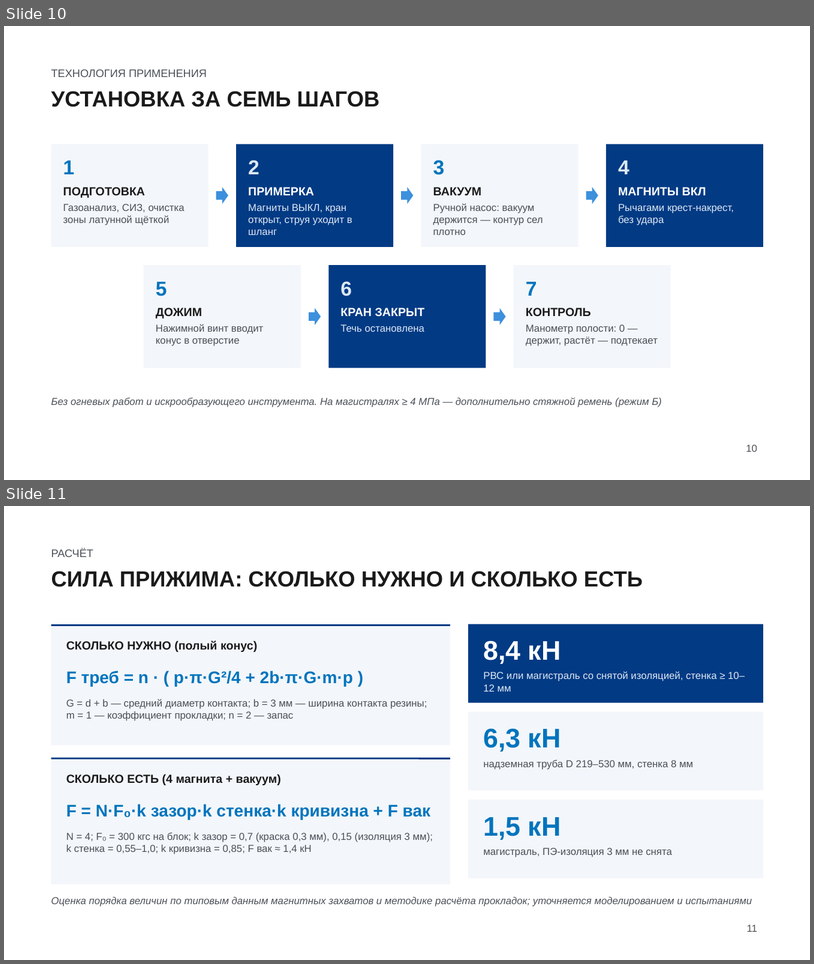
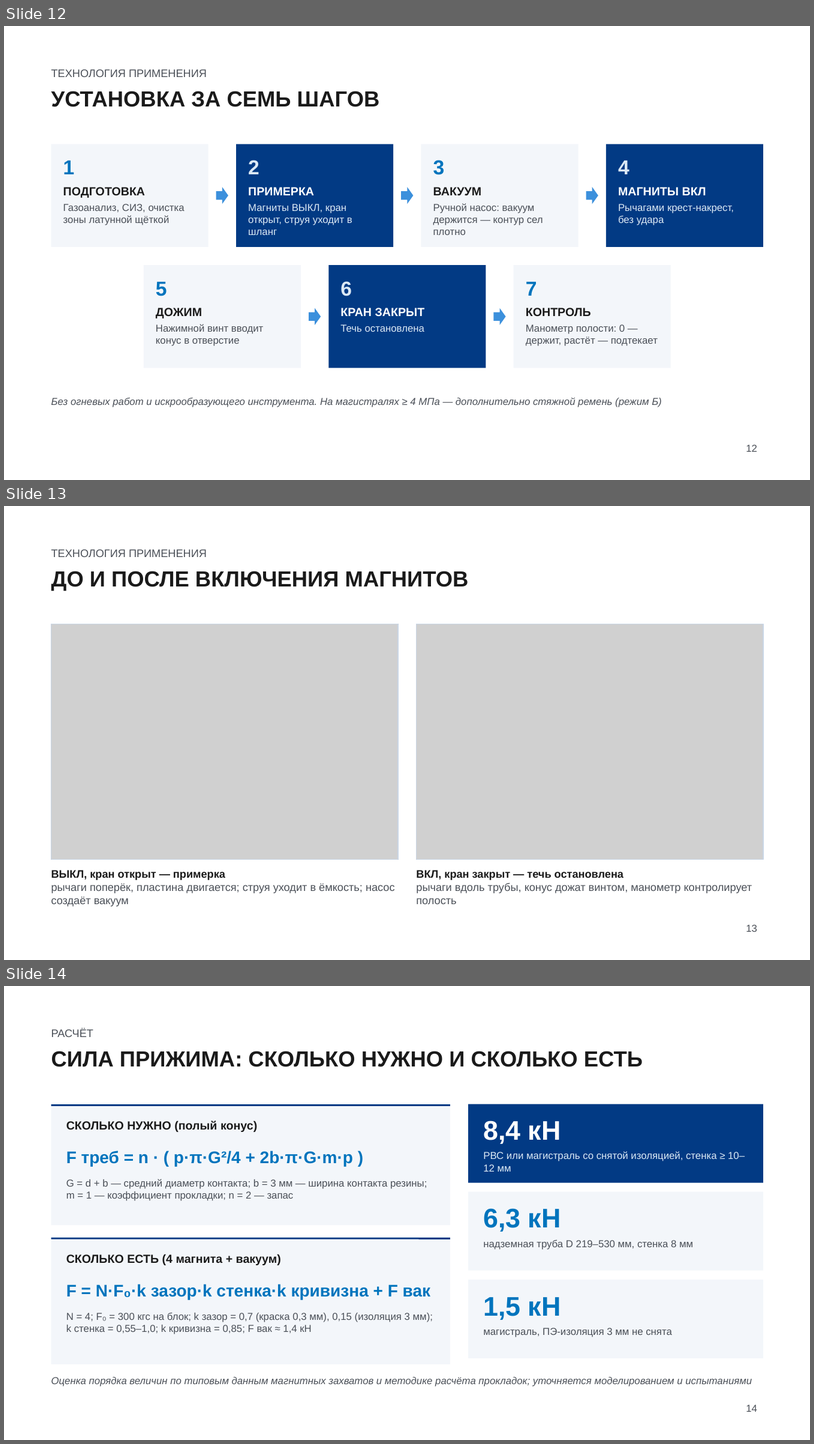
Before and after one commit to Arhipov-stack/ArhipovHub, a slide deck: magnetic-seal-plate/presentation/MVGP_presentation.pptx. Shown one above the other, each under a label of ours: slides 10 and 11 before the commit, slides 12, 13 and 14 after it. The pictures are 814x964 and 814x1444 pixels, drawn with LibreOffice and Linux fonts; fonts in the diff are those of the drawing; grey boxes stand for pictures. Boxes give left, top, right and bottom in pixels: in the first picture for what was removed or moved away, otherwise in the second. Text is boxed around its words. In the diff, an @@ line names an element or a change of style, - is before the commit and + after.

```diff
--- a/magnetic-seal-plate/presentation/MVGP_presentation.pptx
+++ b/magnetic-seal-plate/presentation/MVGP_presentation.pptx
@@ slide 13 added at (4,506,810,960), background #FFFFFF @@
@@ text added at (51,549,207,557), 13 pt, text #4A4F57 @@
+ТЕХНОЛОГИЯ ПРИМЕНЕНИЯ
@@ title added at (51,571,469,591), 26 pt, text #1A1A1A, bold @@
+ДО И ПОСЛЕ ВКЛЮЧЕНИЯ МАГНИТОВ
@@ picture added at (51,624,398,859) @@
@@ rectangle added at (51,624,398,859), outline #C9D6E6 1 pt @@
@@ picture added at (417,624,764,859) @@
@@ rectangle added at (417,624,764,859), outline #C9D6E6 1 pt @@
@@ text added at (51,870,395,906), 13 pt, text #4A4F57 @@
+ВЫКЛ, кран открыт — примерка
+рычаги поперёк, пластина двигается; струя уходит в ёмкость; насос создаёт вакуум
@@ text added at (416,870,753,904), 13 pt, text #4A4F57 @@
+ВКЛ, кран закрыт — течь остановлена
+рычаги вдоль трубы, конус дожат винтом, манометр контролирует полость
@@ page number added at (746,924,758,931), 12 pt, text #4A4F57 @@
+13
@@ what was slide 10 is now slide 12 @@
@@ page number at (746,444,758,451): text changed @@
-10
+12
@@ what was slide 11 is now slide 14 @@
@@ page number at (746,1404,758,1411): text changed @@
-11
+14
```
Also in this commit, not shown: 4 slides changed, 5 other slides added, 15 other files.
